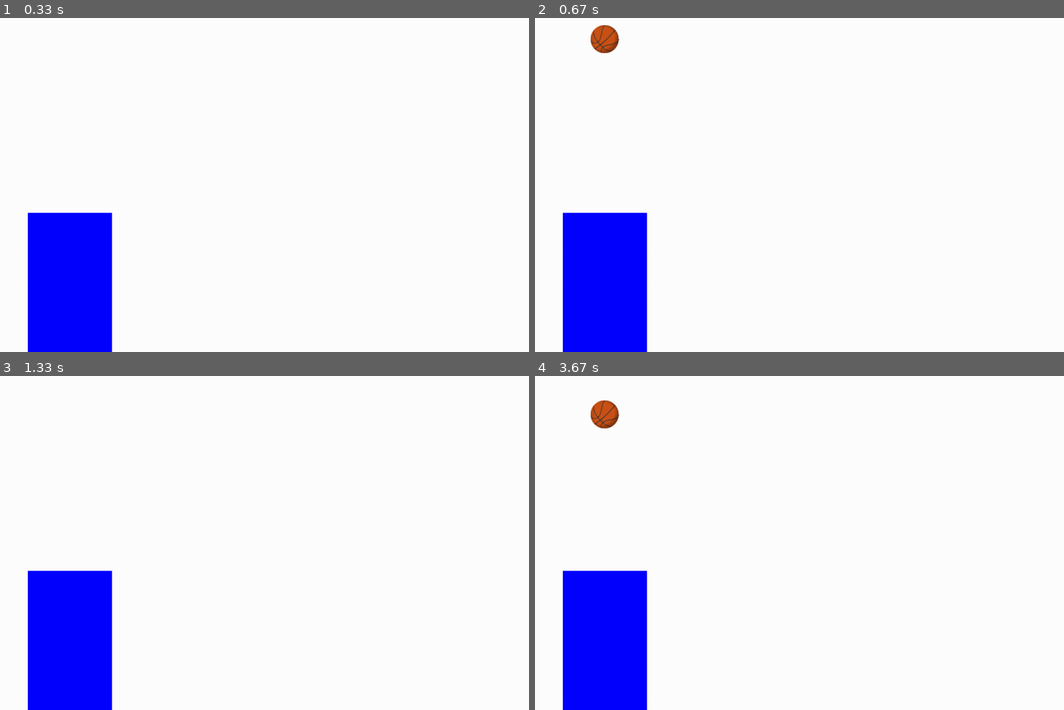
Above: before the commit, frames 1-4 (two rows, left to right).
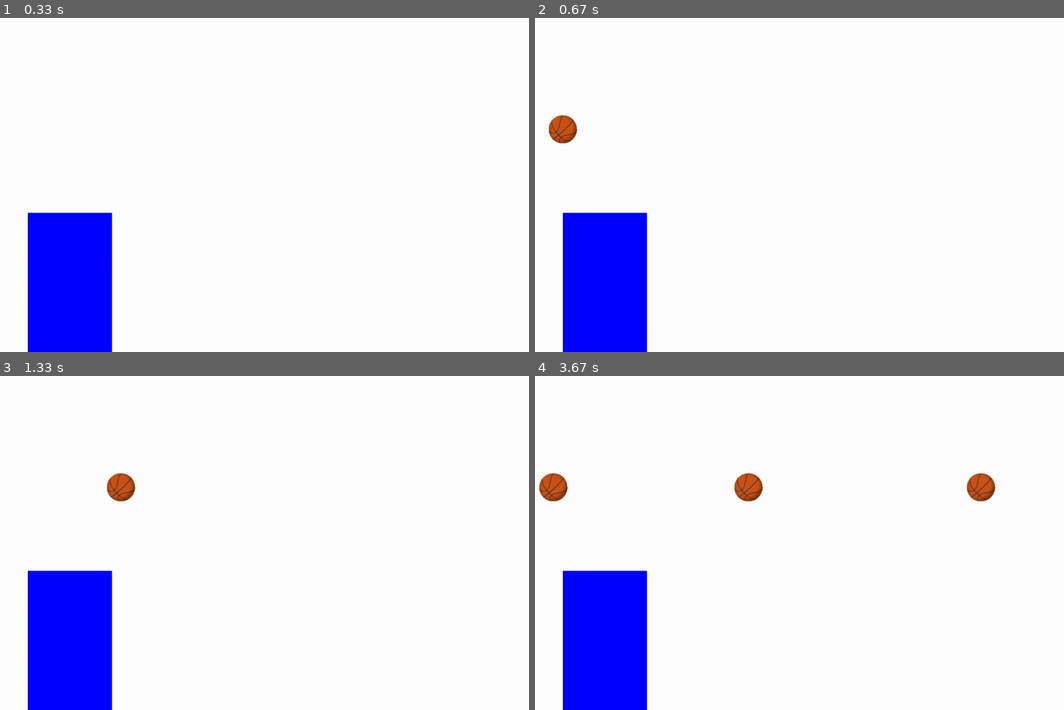
Above: after the commit, the same moments.

Repository: bradnielsen2981/Zacs-Project-platform
Game: pygame game, started from pymunk tests.py
The game is run twice, just before and just after one commit, with the same random seed, the same clock (stepped at 60 frames per second) and the same inputs.
Inputs:
- Up to frame 1 (0.33 s): no input
- Up to frame 2 (0.67 s): tap Space at 0.33 s
- Up to frame 3 (1.33 s): tap 1 at 0.67 s
- Up to frame 4 (3.67 s): tap Space at 2, 3.4 s

Frame 1 is identical in both runs. In frame 2, 0.7% of the frame differs, in the area x 2-16%, y 2-38%; in frame 3, 0.4%; in frame 4, 1.5%, in the area x 0-88%, y 7-38%.

Commit message:
shoot ball

Diff:
--- a/pymunk tests.py
+++ b/pymunk tests.py
@@ -81,7 +81,7 @@
 
     def __init__(self):
         self.space = pymunk.Space()
-        self.space.gravity = (0.0, 900.0)
+        #self.space.gravity = (0.0, 900.0)
         self.screen = pygame.display.set_mode((1024, 600))
         self.clock = pygame.time.Clock()
         self.draw_options = pymunk.pygame_util.DrawOptions(self.screen)
@@ -158,11 +158,13 @@
                 if event.key == pygame.K_ESCAPE:
                     self.running = False
                 if event.key == pygame.K_SPACE:
-                    ball = Ball(200,0)
+                    ball = Ball(50,200)
                     ball.add_to_space(self.space)
                     self.ballsgroup.append(ball)
+                    ball.hit_ball(500,(5,0))
                 if event.key == pygame.K_1:
-                    self.ballsgroup[0].hit_ball(1000,(5,5))
+                    pass
+                    #self.ballsgroup[0].hit_ball(500,(5,0))
 
             elif event.type == pygame.MOUSEMOTION:
                 if self.dragging == True:
